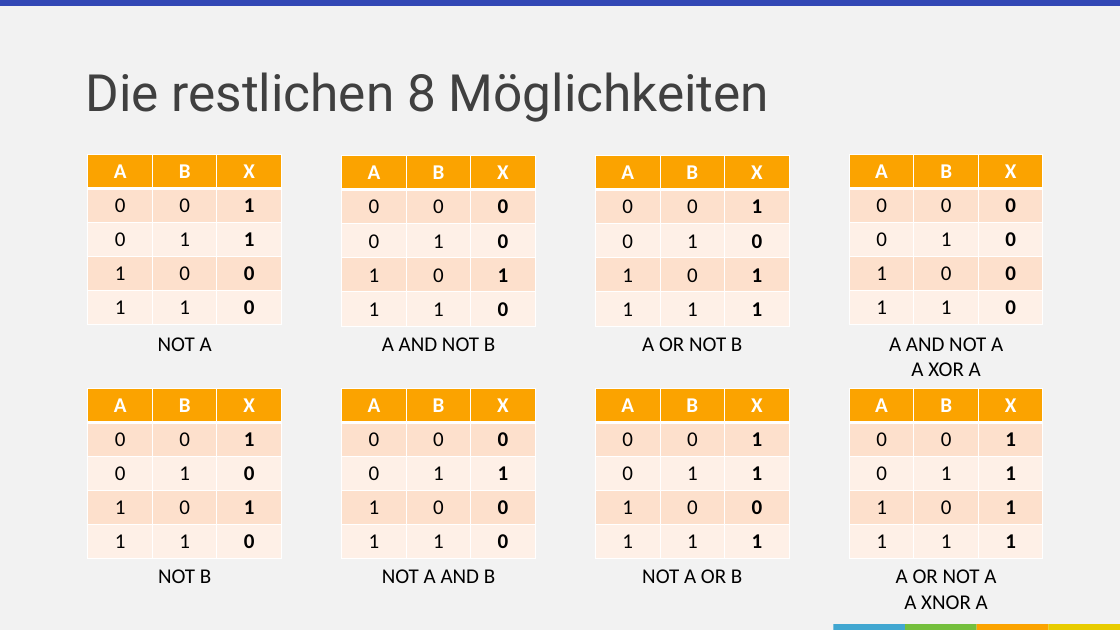
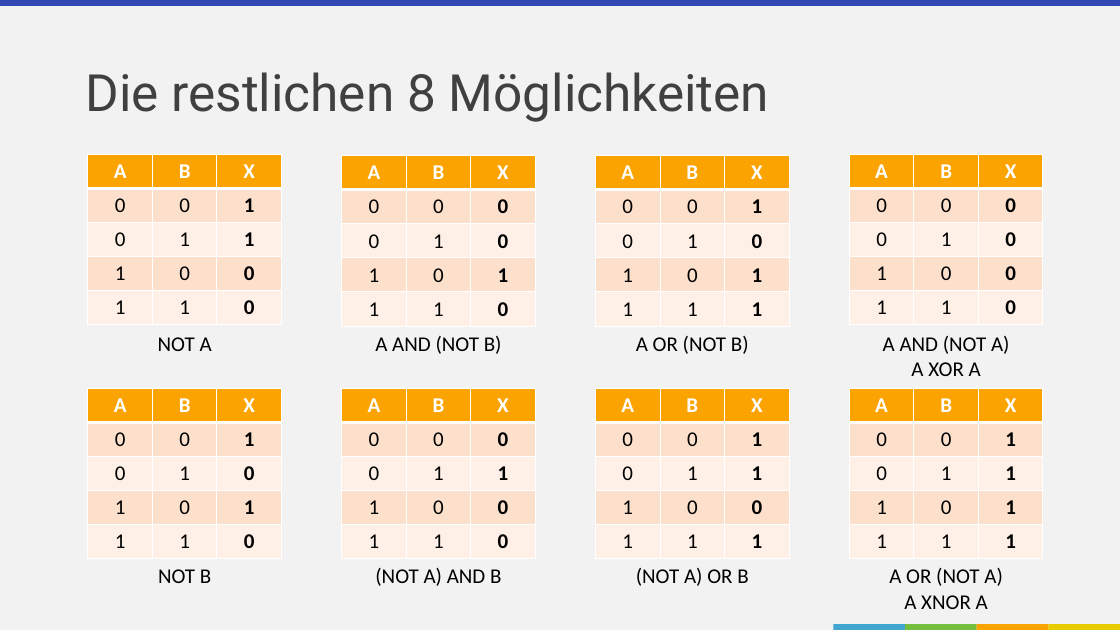
Before and after one commit to r0the/rothe.io-computer, a slide deck: slide 6 of teaching/3-3-einfache-schaltungen.pptx (slide 4 before the commit). Drawn at 1120x630 pixels with LibreOffice and Linux fonts; fonts in the diff are those of the drawing; background and template pictures are left out. Boxes give left, top, right and bottom in pixels: in the first picture for what was removed or moved away, otherwise in the second. Text is boxed around its words. In the diff, an @@ line names an element or a change of style, - is before the commit and + after.

```diff
--- a/teaching/3-3-einfache-schaltungen.pptx
+++ b/teaching/3-3-einfache-schaltungen.pptx
@@ text at box(375, 336, 502, 354): text changed @@
-A AND NOT B
+A AND (NOT B)
@@ text at box(636, 336, 749, 354): text changed @@
-A OR NOT B
+A OR (NOT B)
@@ text at box(883, 336, 1010, 376): text changed @@
-A AND NOT A
-A XOR A
+A AND (NOT A)
+A XOR A
@@ text at box(375, 568, 501, 586): text changed @@
-NOT A AND B
+(NOT A) AND B
@@ text at box(636, 568, 748, 586): text changed @@
-NOT A OR B
+(NOT A) OR B
@@ text at box(889, 568, 1003, 609): text changed @@
-A OR NOT A
-A XNOR A
+A OR (NOT A)
+A XNOR A
```
Also in this commit, not shown: 2 slides added, 3 other files.
